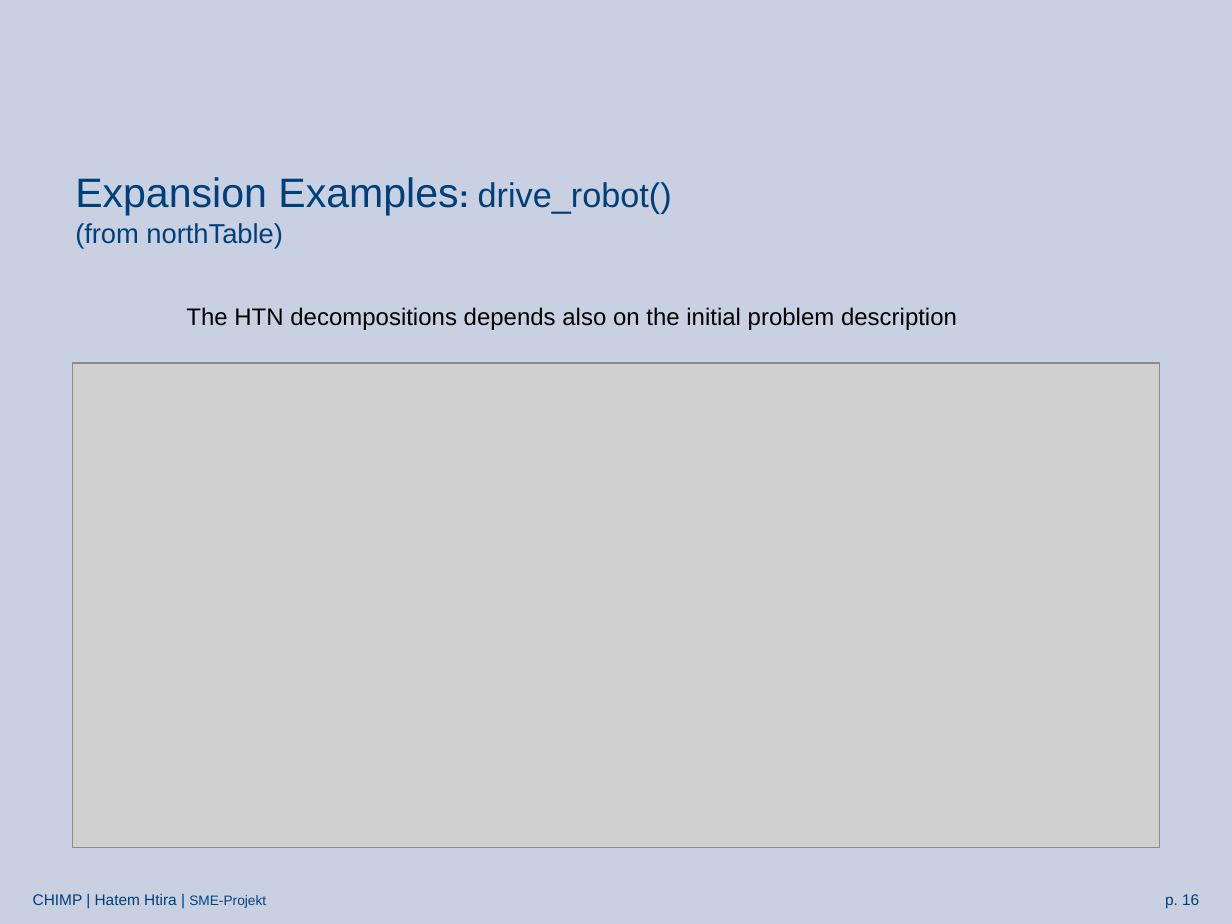
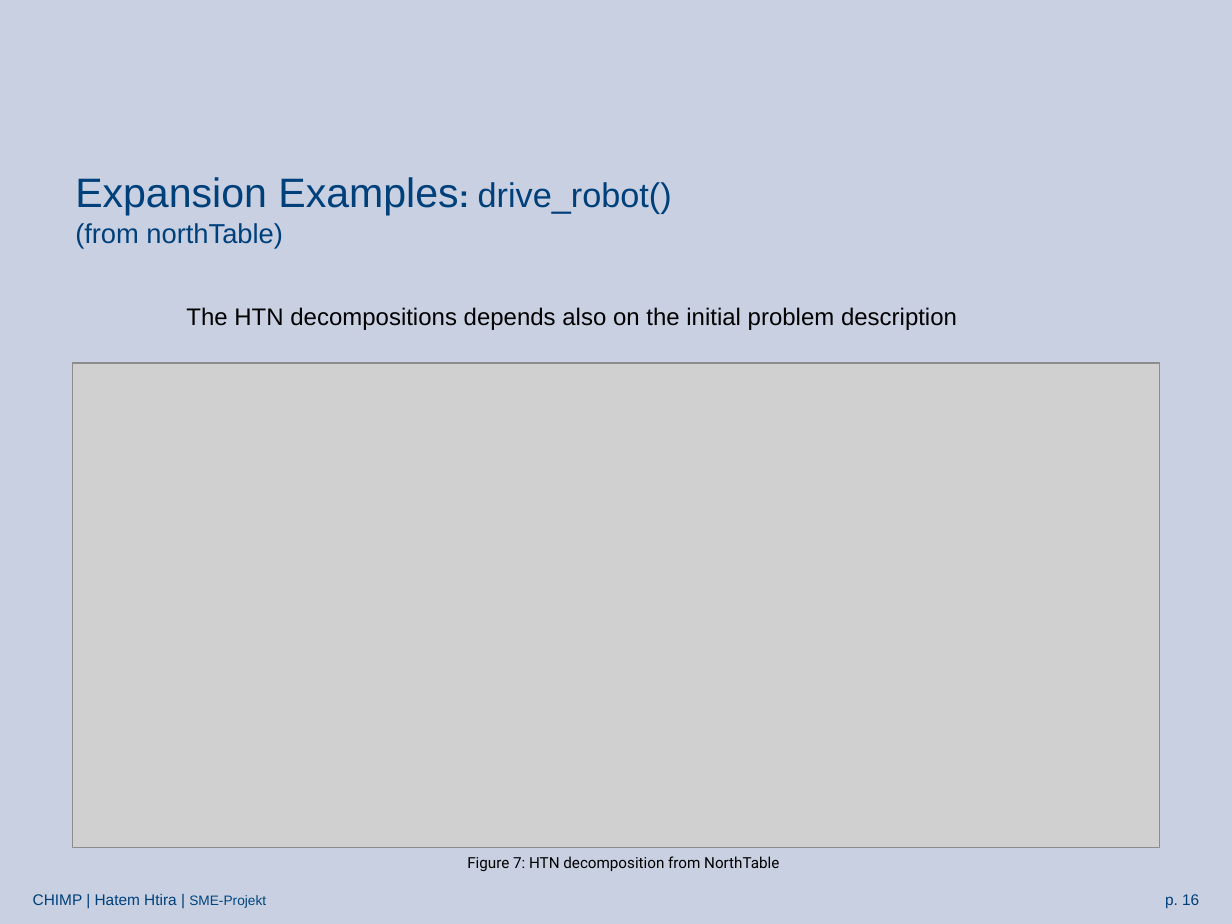
Before and after one commit to htiraHatem/CHIMP_MDP, a slide deck: slide 16 of HTN2MDP presentation.pptx. Drawn at 1232x924 pixels with LibreOffice and Linux fonts; fonts in the diff are those of the drawing; grey boxes stand for pictures; background and template pictures are left out. Boxes give left, top, right and bottom in pixels: in the first picture for what was removed or moved away, otherwise in the second. Text is boxed around its words. In the diff, an @@ line names an element or a change of style, - is before the commit and + after.

```diff
--- a/HTN2MDP presentation.pptx
+++ b/HTN2MDP presentation.pptx
@@ text added at box(467, 856, 779, 871), 8.9 pt, text #000000 @@
+Figure 7: HTN decomposition from NorthTable
```
Also in this commit, not shown: 13 other slides changed, 3 slides added, 6 slides removed.
